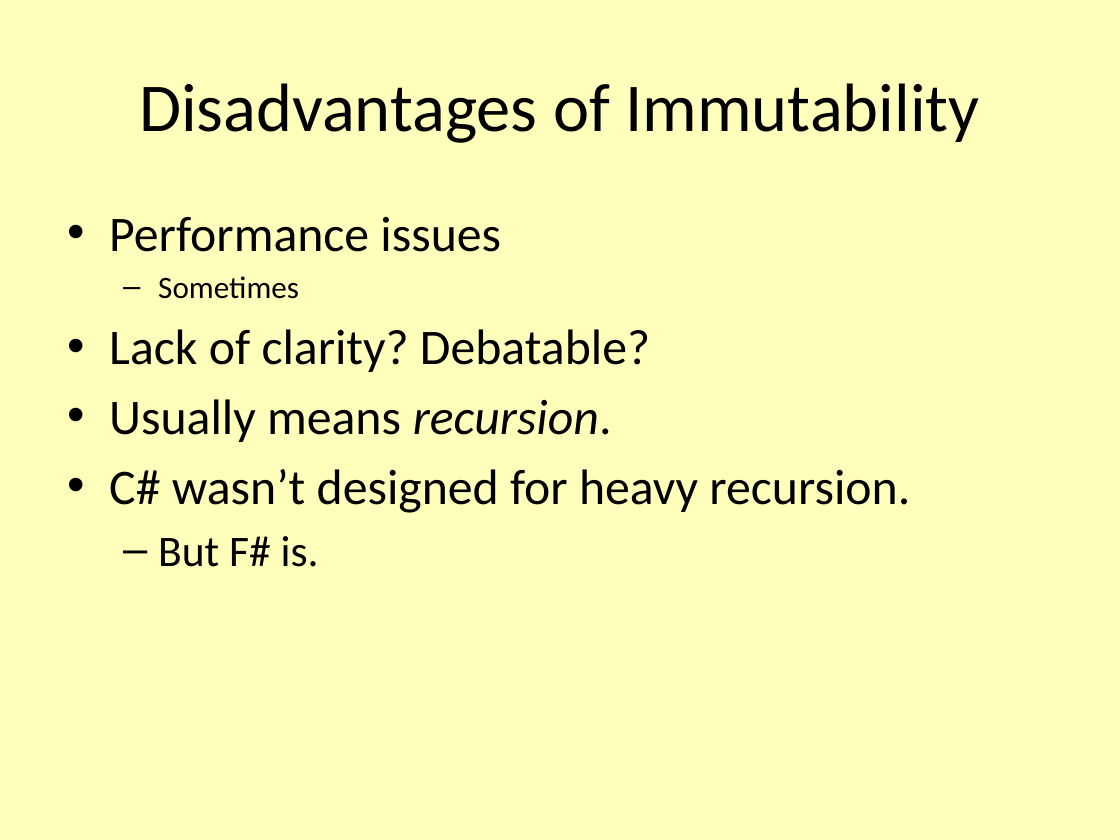
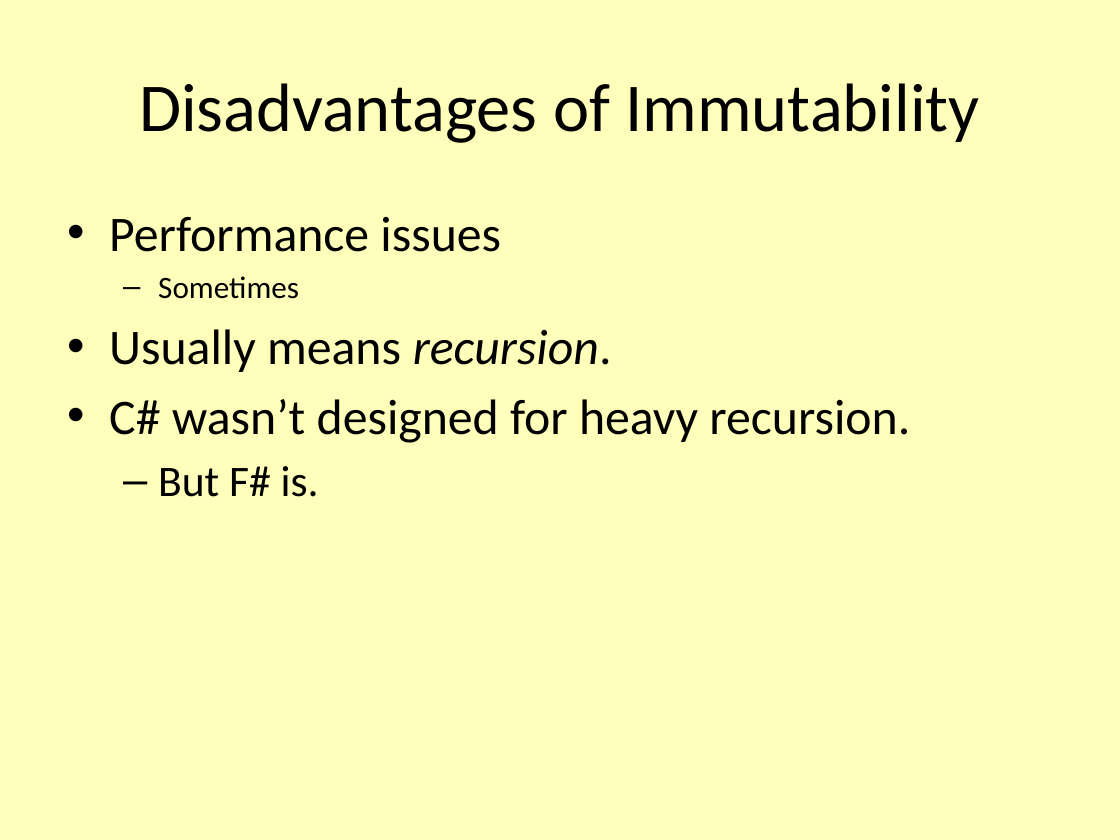
Before and after one commit to vcsjones/Presentations, a slide deck: slide 12 of RCC.2010.2/F.pptx. Drawn at 1120x840 pixels with LibreOffice and Linux fonts; fonts in the diff are those of the drawing. Boxes give left, top, right and bottom in pixels: in the first picture for what was removed or moved away, otherwise in the second. Text is boxed around its words. In the diff, an @@ line names an element or a change of style, - is before the commit and + after.

```diff
--- a/RCC.2010.2/F.pptx
+++ b/RCC.2010.2/F.pptx
@@ text at (x1=109, y1=329, x2=650, y2=372): paragraph removed @@
-• Lack of clarity? Debatable?
```
Also in this commit, not shown: 3 other slides changed, 1 slide removed.
